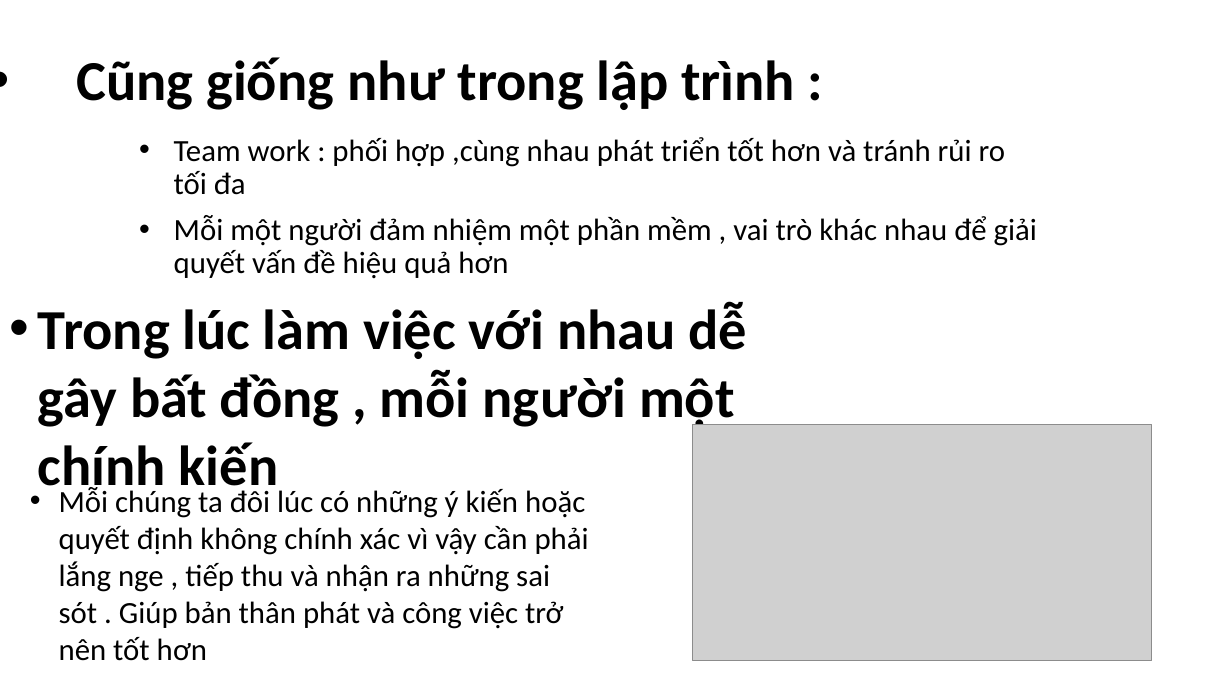
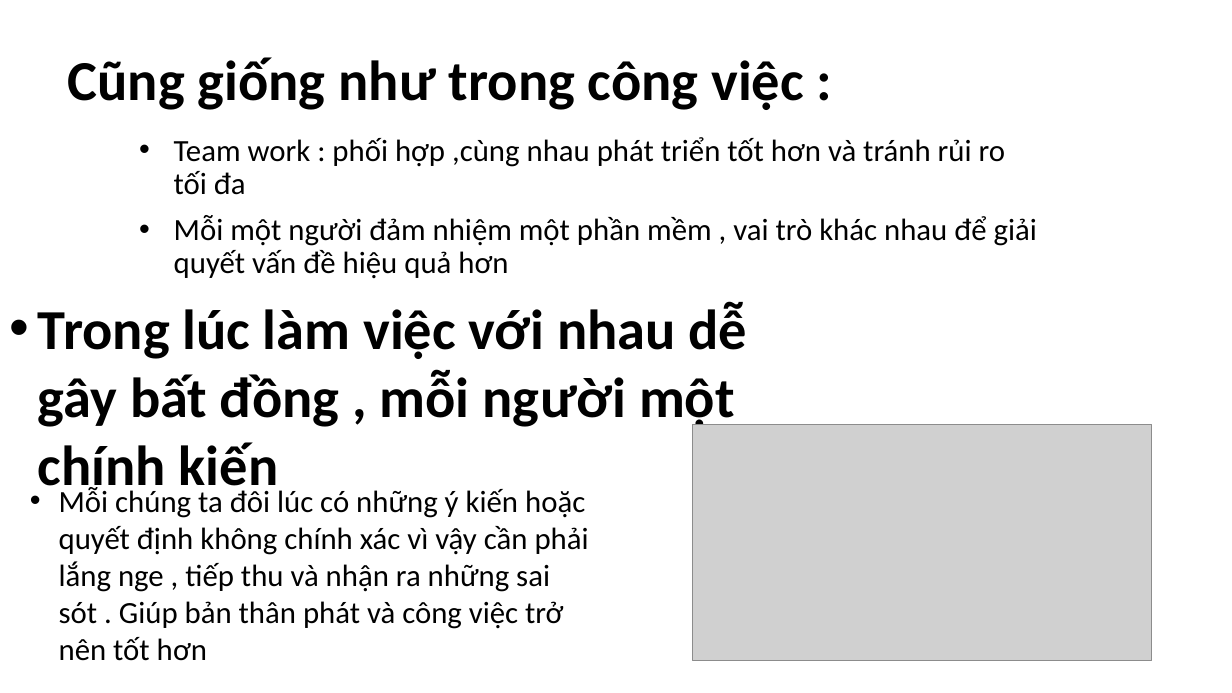
Before and after one commit to tranviethuy2199/my-new-program, a slide deck: slide 7 of ss5_html_table/Wellcom to my PowerPoint.pptx (slide 4 before the commit). Drawn at 1232x693 pixels with LibreOffice and Linux fonts; fonts in the diff are those of the drawing; grey boxes stand for pictures. Boxes give left, top, right and bottom in pixels: in the first picture for what was removed or moved away, otherwise in the second. Text is boxed around its words. In the diff, an @@ line names an element or a change of style, - is before the commit and + after.

```diff
--- a/ss5_html_table/Wellcom to my PowerPoint.pptx
+++ b/ss5_html_table/Wellcom to my PowerPoint.pptx
@@ title at bbox=[68, 57, 804, 110]: text changed @@
-• Cũng giống như trong lập trình :
+• Cũng giống như trong công việc :
```
Also in this commit, not shown: 2 other slides changed, 3 slides added, 54 other files.
